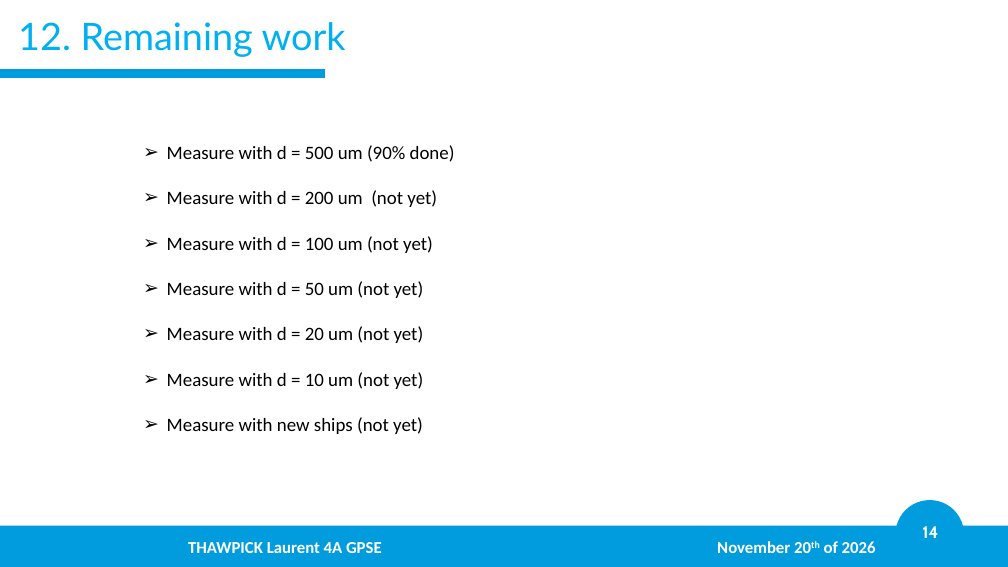
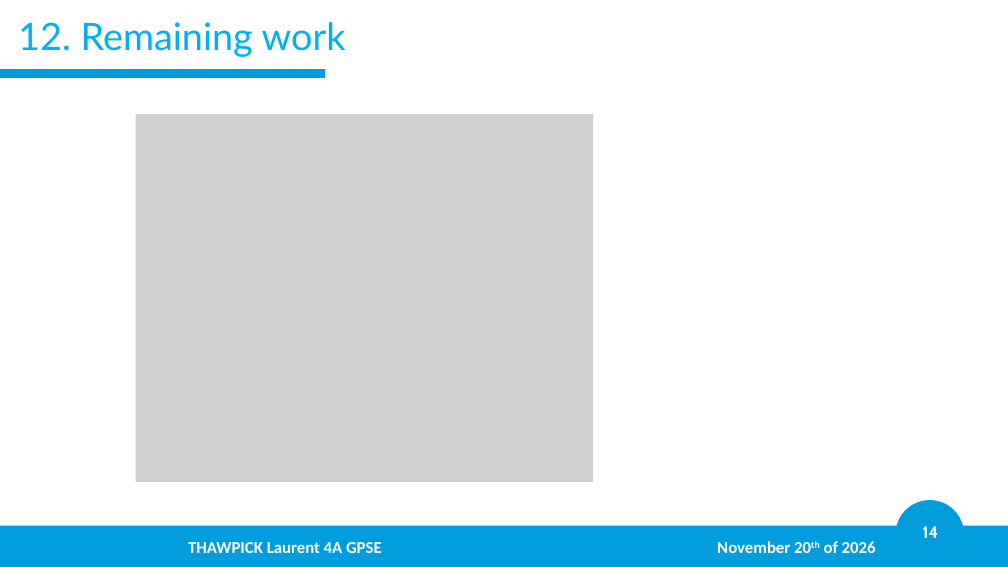
Before and after one commit to LaurentThaw/plasma-tubing, a slide deck: slide 14 of PDR for 20.11.26/PDR.pptx. Drawn at 1008x567 pixels with LibreOffice and Linux fonts; fonts in the diff are those of the drawing; grey boxes stand for pictures; background and template pictures are left out. Boxes give left, top, right and bottom in pixels: in the first picture for what was removed or moved away, otherwise in the second. Text is boxed around its words. In the diff, an @@ line names an element or a change of style, - is before the commit and + after.

```diff
--- a/PDR for 20.11.26/PDR.pptx
+++ b/PDR for 20.11.26/PDR.pptx
@@ picture added at bbox=[136, 114, 594, 482] @@
@@ text removed at bbox=[167, 145, 455, 434] @@
-➢ Measure with d = 500 um (90% done)
-➢ Measure with d = 200 um (not yet)
-➢ Measure with d = 100 um (not yet)
-➢ Measure with d = 50 um (not yet)
-➢ Measure with d = 20 um (not yet)
-➢ Measure with d = 10 um (not yet)
-➢ Measure with new ships (not yet)
```
Also in this commit, not shown: 9 other slides changed, 1 slide added, 4 other files.
